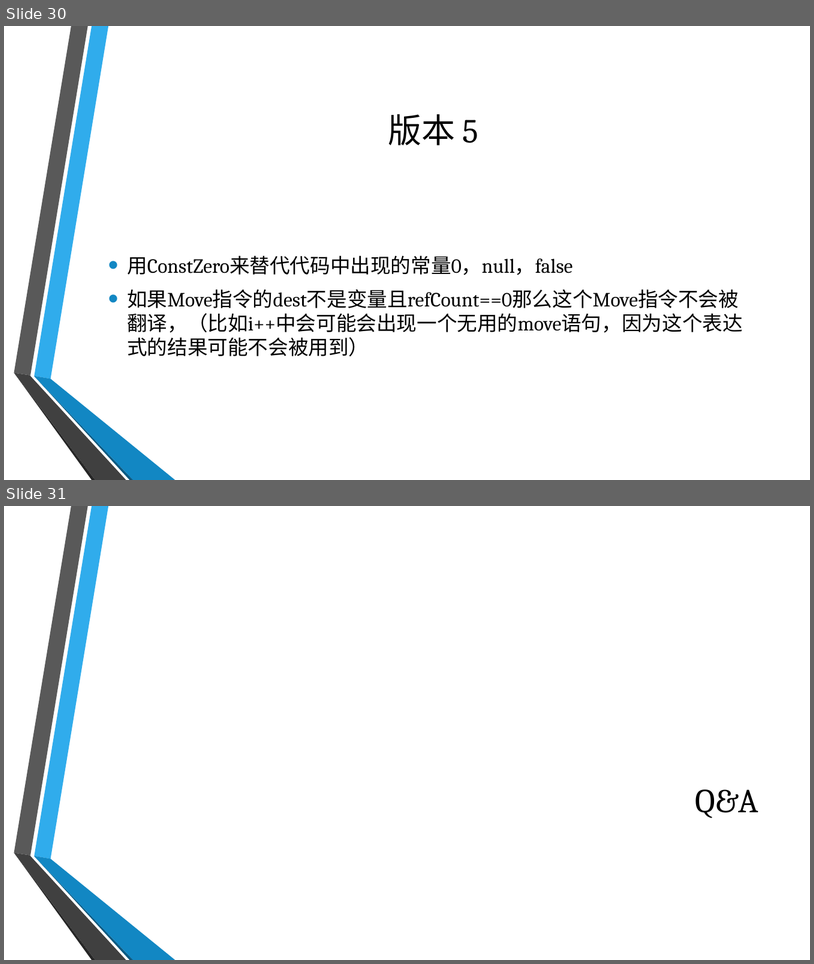
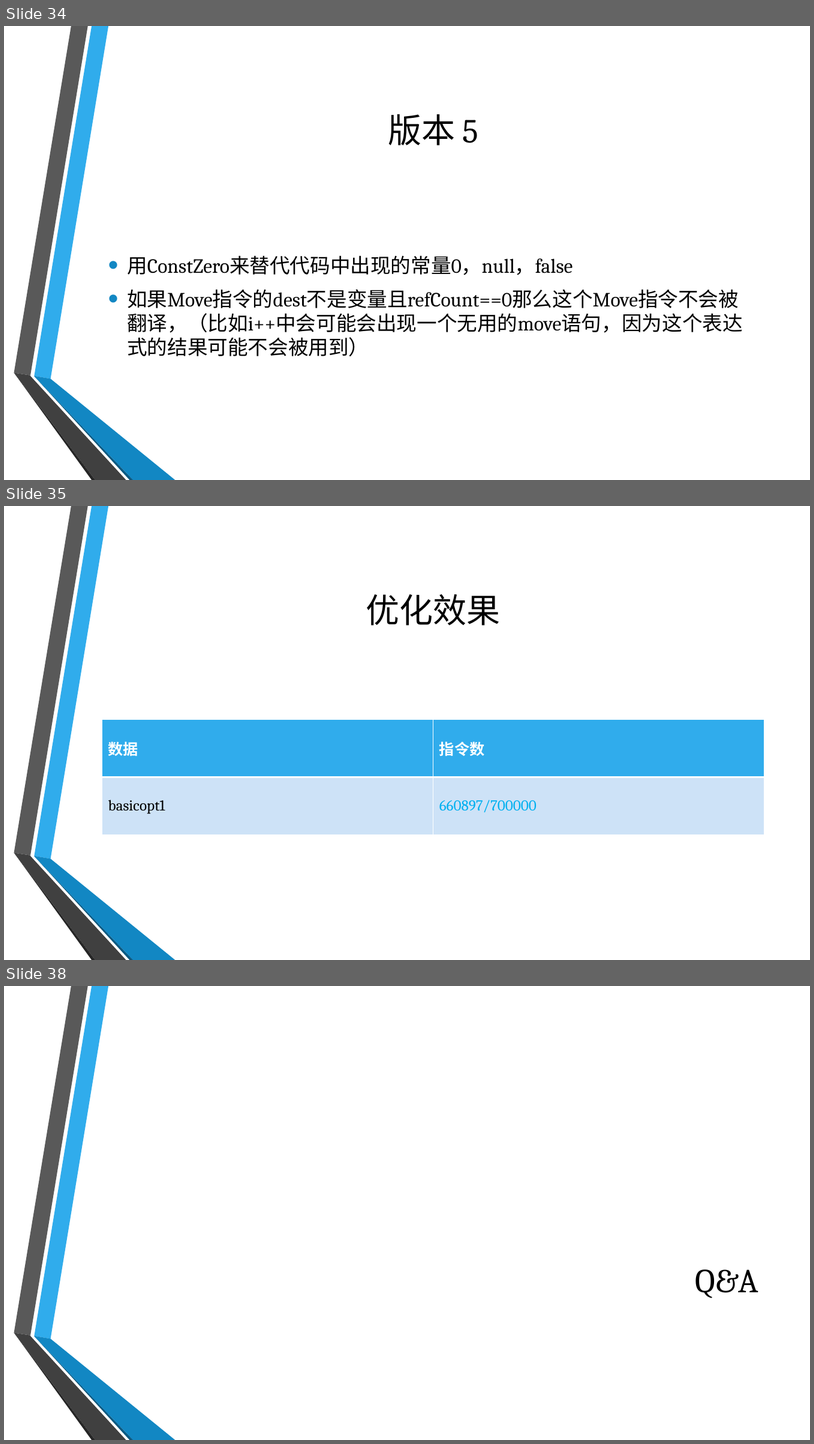
Before and after one commit to BreakVoid/Mental, a slide deck: slide/slide.pptx. Shown one above the other, each under a label of ours: slides 30 and 31 before the commit, slides 34, 35 and 38 after it; the slides between them are not shown. The pictures are 814x964 and 814x1444 pixels, drawn with LibreOffice and Linux fonts; fonts in the diff are those of the drawing; background and template pictures are left out. Boxes give left, top, right and bottom in pixels: in the first picture for what was removed or moved away, otherwise in the second. Text is boxed around its words. In the diff, an @@ line names an element or a change of style, - is before the commit and + after.

```diff
--- a/slide/slide.pptx
+++ b/slide/slide.pptx
@@ slide 35 added at (4, 506, 810, 960), background picture (left out); not listed: 6 template elements that a slide beside it also shows @@
@@ title added at (366, 594, 501, 625), 40 pt, text #000000 @@
+优化效果
@@ table added at (102, 720, 765, 834), 2 rows, 2 columns @@
+数据 | 指令数
+basicopt1 | 660897/700000
@@ what was slide 30 is now slide 34 @@
@@ what was slide 31 is now slide 38 @@
```
Also in this commit, not shown: 6 other slides added.
